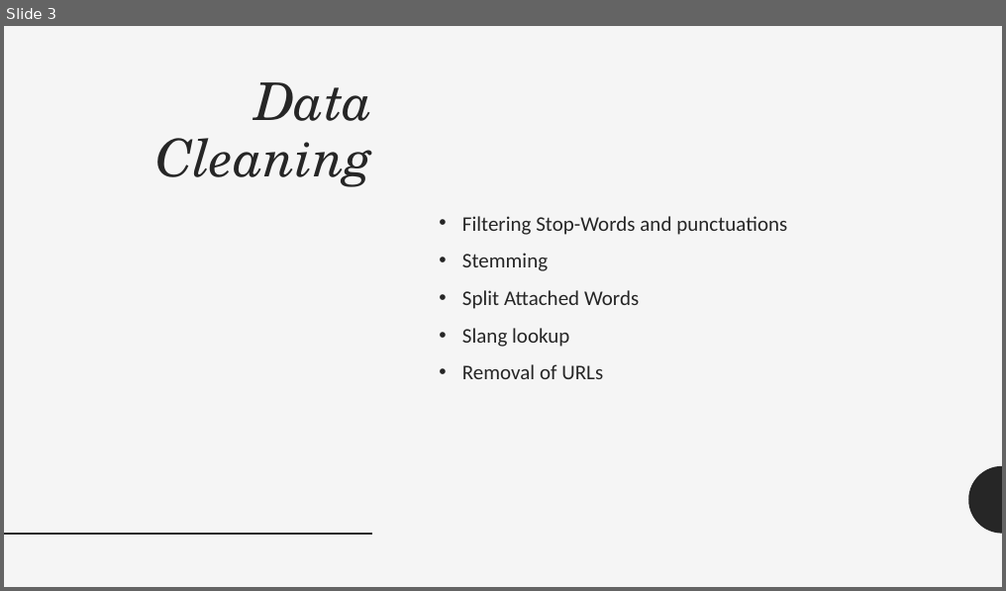
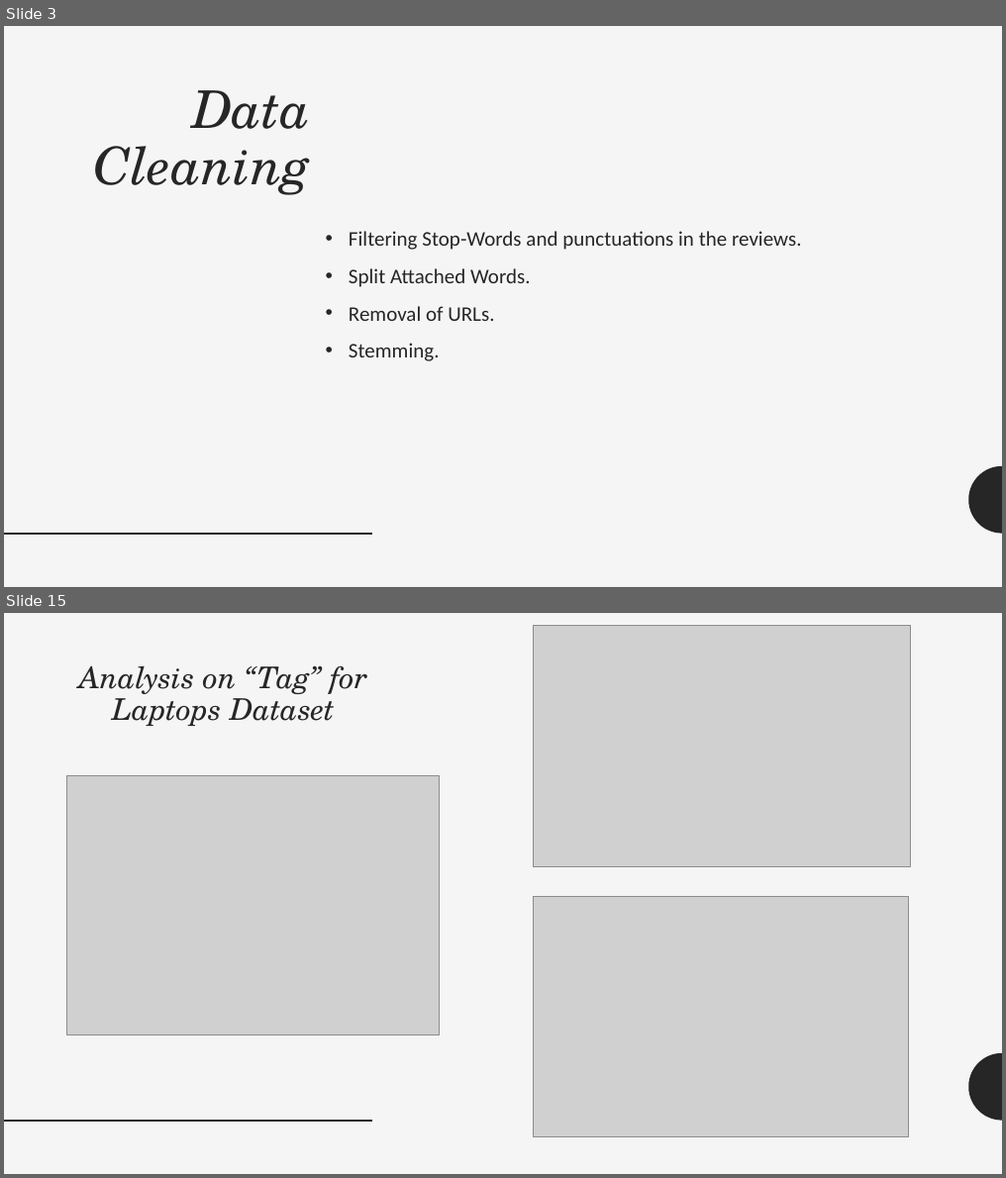
Before and after one commit to UNCG-CSE/CORPUS, a slide deck: presentations/DS ppt.pptx. Shown one above the other, each under a label of ours: slide 3 before the commit, slides 3 and 15 after it; the slides between them are not shown. The pictures are 1006x591 and 1006x1178 pixels, drawn with LibreOffice and Linux fonts; fonts in the diff are those of the drawing; grey boxes stand for pictures. Boxes give left, top, right and bottom in pixels: in the first picture for what was removed or moved away, otherwise in the second. Text is boxed around its words. In the diff, an @@ line names an element or a change of style, - is before the commit and + after.

```diff
--- a/presentations/DS ppt.pptx
+++ b/presentations/DS ppt.pptx
@@ slide 15 added at (x1=4, y1=613, x2=1002, y2=1174), background #F5F5F5; not listed: 2 template elements that a slide beside it also shows @@
@@ picture added at (x1=534, y1=625, x2=911, y2=866) @@
@@ title added at (x1=79, y1=665, x2=367, y2=726), 28.8 pt, text #262626, italic @@
+Analysis on “Tag” for Laptops Dataset
@@ picture added at (x1=66, y1=776, x2=439, y2=1035) @@
@@ picture added at (x1=534, y1=897, x2=908, y2=1137) @@
@@ slide 3 changed as well @@
@@ title "Data Cleaning" moved from (x1=156, y1=82, x2=373, y2=187) to (x1=94, y1=90, x2=311, y2=195) @@
@@ text at (x1=349, y1=231, x2=802, y2=362): text changed @@
-• Filtering Stop-Words and punctuations
-• Stemming
-• Split Attached Words
-• Slang lookup
-• Removal of URLs
+• Filtering Stop-Words and punctuations in the reviews.
+• Split Attached Words.
+• Removal of URLs.
+• Stemming.
```
Also in this commit, not shown: 1 other slide changed, 12 other slides added, 1 slide removed.
